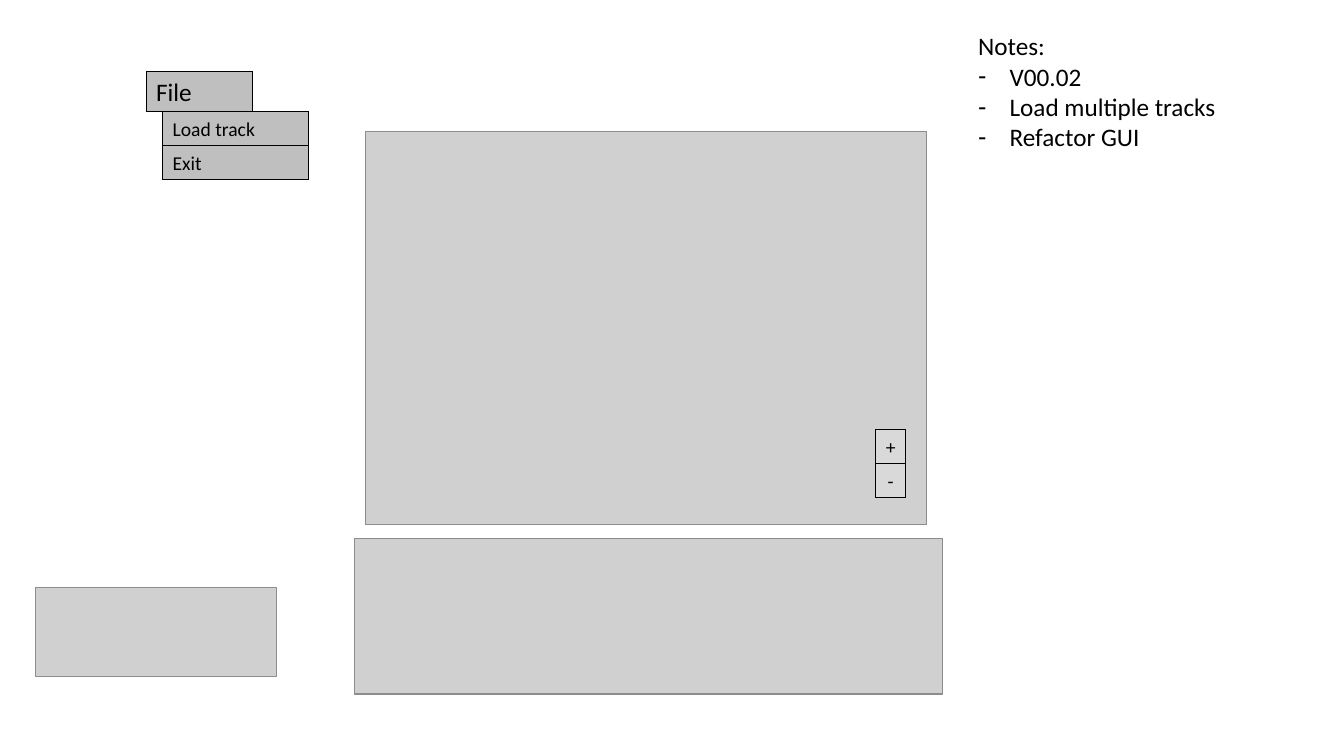
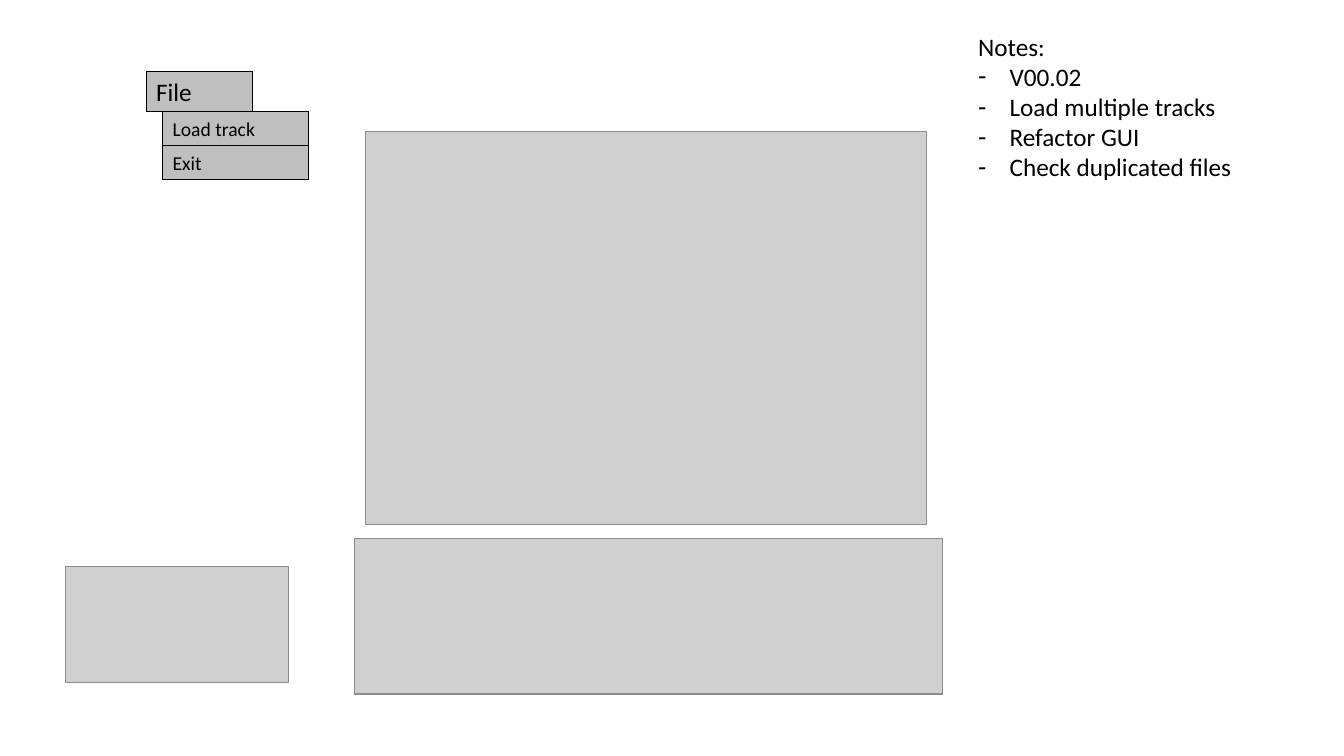
Before and after one commit to TrackEditor/TrackEditor, a slide deck: slide 3 of gui_design.pptx. Drawn at 1344x756 pixels with LibreOffice and Linux fonts; fonts in the diff are those of the drawing; grey boxes stand for pictures. Boxes give left, top, right and bottom in pixels: in the first picture for what was removed or moved away, otherwise in the second. Text is boxed around its words. In the diff, an @@ line names an element or a change of style, - is before the commit and + after.

```diff
--- a/gui_design.pptx
+++ b/gui_design.pptx
@@ text at (1010,158,1231,180): paragraph added @@
+– Check duplicated files
@@ rectangle removed at (876,430,905,464) @@
-+
@@ rectangle removed at (876,464,905,498) @@
--
@@ picture: place and size @@
-picture at (35,588,276,678)
+picture at (66,567,288,684)
```
Also in this commit, not shown: 1 slide added, 4 other files.
